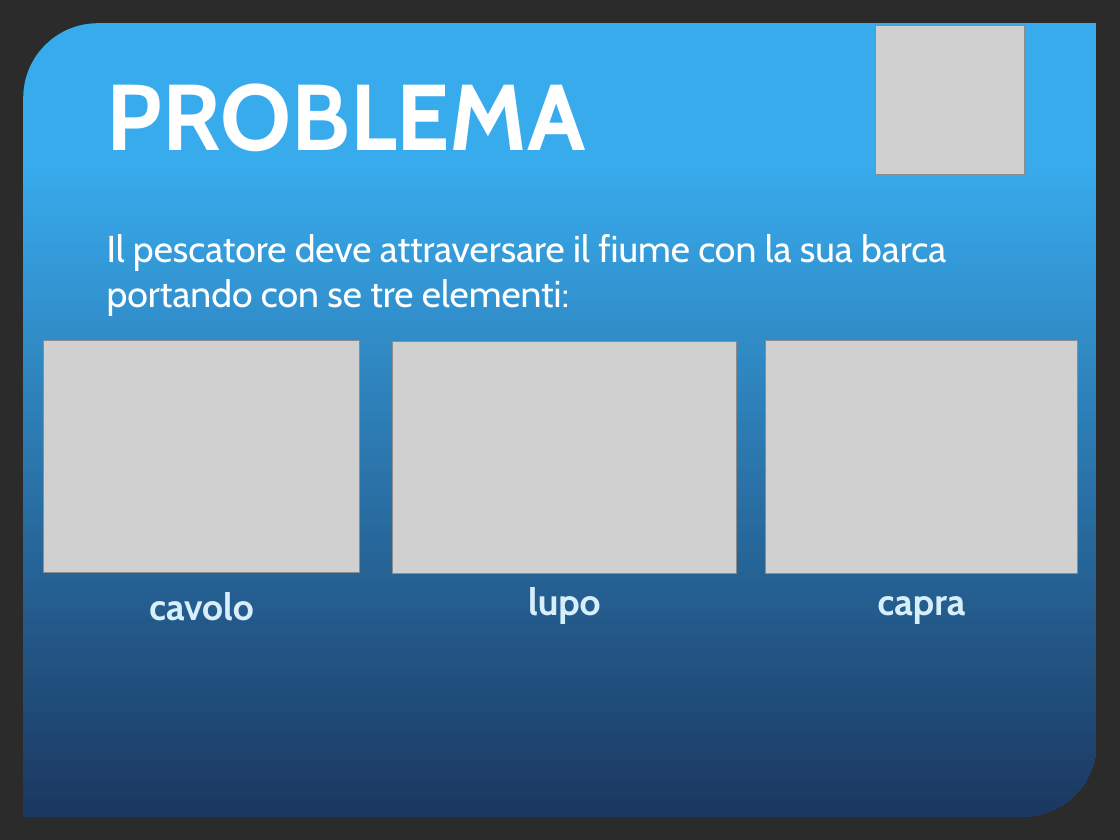
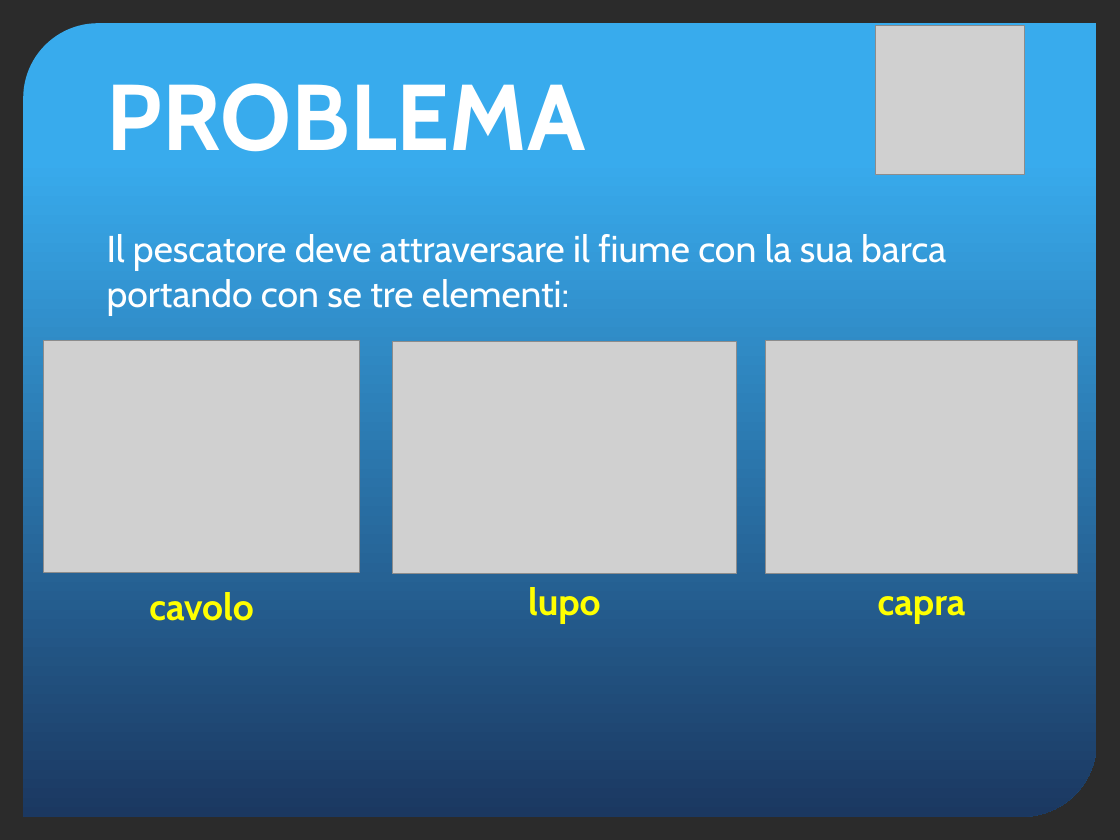
Before and after one commit to yan0z/ISW, a slide deck: slide 6 of Quesito 4 Team/Quesito4-presentazione.pptx (slide 4 before the commit). Drawn at 1120x840 pixels with LibreOffice and Linux fonts; fonts in the diff are those of the drawing; grey boxes stand for pictures; background and template pictures are left out; a plain dark background stands for a picture behind light text. Boxes give left, top, right and bottom in pixels: in the first picture for what was removed or moved away, otherwise in the second. Text is boxed around its words. In the diff, an @@ line names an element or a change of style, - is before the commit and + after.

```diff
--- a/Quesito 4 Team/Quesito4-presentazione.pptx
+++ b/Quesito 4 Team/Quesito4-presentazione.pptx
@@ text colour #D7EEFB to #FFFF00 in 3 elements at (878, 596, 966, 624), (149, 592, 253, 621), (528, 587, 601, 624) @@
```
Also in this commit, not shown: 9 other slides changed, 7 slides added.
